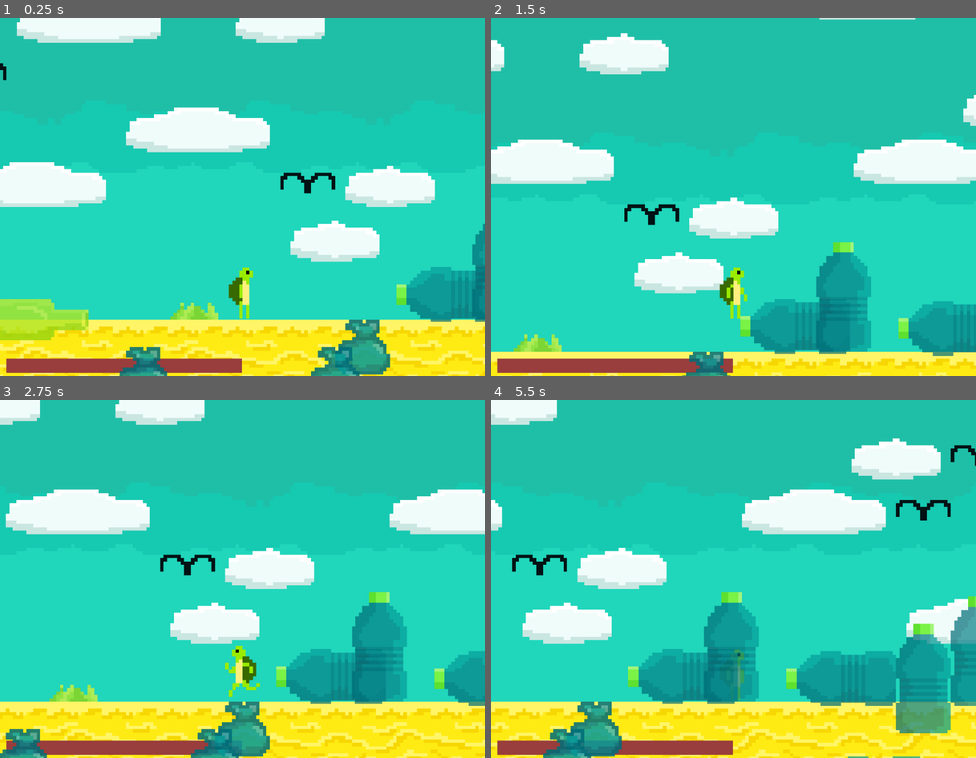
Above: before the commit, frames 1-4 (two rows, left to right).
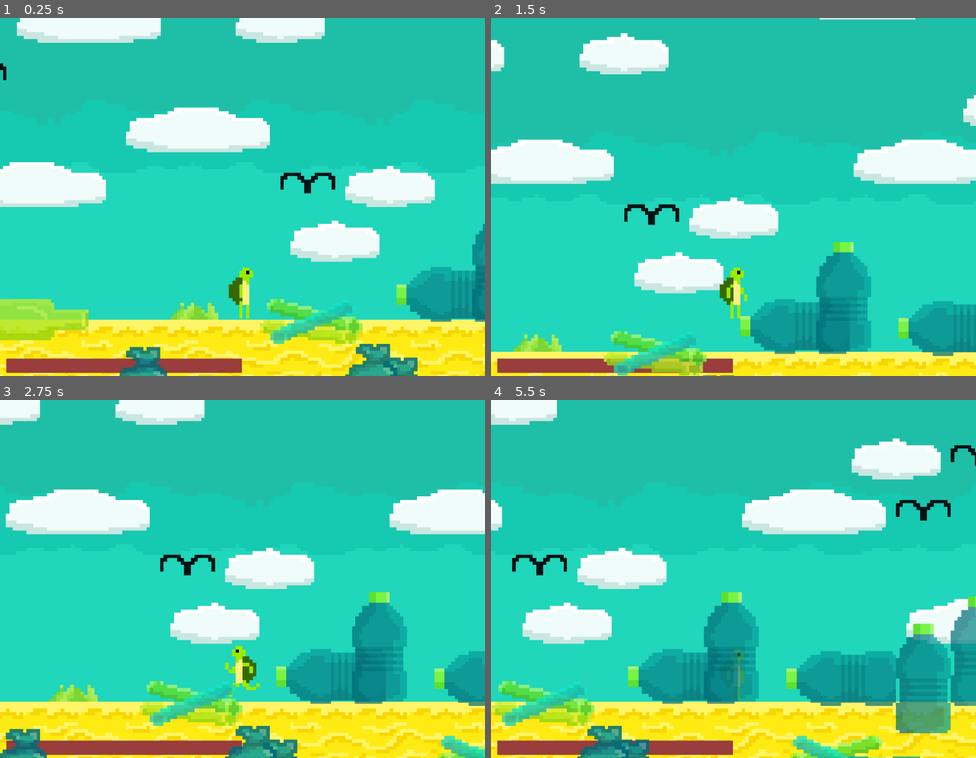
Above: after the commit, the same moments.

Repository: ADHydra/LiusGameJam2025
Game: Godot game, scene res://scenes/level1_testis.tscn
The game is run twice, just before and just after one commit, with the same random seed, the same clock (stepped at 60 frames per second) and the same inputs.
Inputs:
- Up to frame 1 (0.25 s): no input
- Up to frame 2 (1.5 s): tap Enter at 0.5 s; hold D (move_right) from 0.53 s (still down); tap W (move_up) at 0.77 s
- Up to frame 3 (2.75 s): tap W (move_up) at 1.52 s; release D (move_right) at 2.03 s; hold A (move_left) from 2.03 s (still down)
- Up to frame 4 (5.5 s): release A (move_left) at 2.78 s; hold D (move_right) 2.78-4.28 s; tap W (move_up) at 3.02, 3.77, 4.52 s; hold A (move_left) 4.28-5.03 s; hold D (move_right) from 5.03 s (still down)

The runs differ from the first frame. In frame 1, 3.3% of the frame differs, in the area x 53-87%, y 78-100%; in frame 2, 1.9%; in frame 3, 3.7%; in frame 4, 4.0%, in the area x 0-82%, y 78-100%.

Commit message:
Added straws

Diff:
--- /dev/null
+++ b/game-jam-fall-2025/scenes/Trash/straw_ramp.tscn
@@ -0,0 +1,14 @@
+[gd_scene load_steps=2 format=3 uid="uid://csrn8t7tlgf4b"]
+
+[ext_resource type="Texture2D" uid="uid://bwh2eivy16s03" path="res://assets/straws_2x1.png" id="1_2b7y3"]
+
+[node name="Straws" type="Node2D"]
+
+[node name="StaticBody2D" type="StaticBody2D" parent="."]
+
+[node name="Straws2x1" type="Sprite2D" parent="StaticBody2D"]
+texture_filter = 1
+texture = ExtResource("1_2b7y3")
+
+[node name="CollisionPolygon2D" type="CollisionPolygon2D" parent="StaticBody2D"]
+polygon = PackedVector2Array(-13, -6, 11, 4, 11, 7, -15, 7)
--- /dev/null
+++ b/game-jam-fall-2025/scenes/Trash/straws.tscn
@@ -0,0 +1,14 @@
+[gd_scene load_steps=2 format=3 uid="uid://yjbrjy0kj2ch"]
+
+[ext_resource type="Texture2D" uid="uid://bwh2eivy16s03" path="res://assets/straws_2x1.png" id="1_4lmit"]
+
+[node name="Straws" type="Node2D"]
+
+[node name="StaticBody2D" type="StaticBody2D" parent="."]
+
+[node name="Straws2x1" type="Sprite2D" parent="StaticBody2D"]
+texture_filter = 1
+texture = ExtResource("1_4lmit")
+
+[node name="CollisionPolygon2D" type="CollisionPolygon2D" parent="StaticBody2D"]
+polygon = PackedVector2Array(-14, -6, -2, -3, 11, -6, 11, 7, -15, 7)
--- a/game-jam-fall-2025/scenes/level1/foreground_objects.tscn
+++ b/game-jam-fall-2025/scenes/level1/foreground_objects.tscn
@@ -1,8 +1,9 @@
-[gd_scene load_steps=4 format=3 uid="uid://6nhnuou1pa84"]
+[gd_scene load_steps=5 format=3 uid="uid://6nhnuou1pa84"]
 
 [ext_resource type="Texture2D" uid="uid://cslhj77r7h7nc" path="res://assets/pet_bottle_2x1.png" id="1_1x1n7"]
 [ext_resource type="Texture2D" uid="uid://byl7u451gwd7j" path="res://assets/trash_bag_1x1.png" id="2_e0jo5"]
 [ext_resource type="Texture2D" uid="uid://cnbysklp0ecyi" path="res://assets/glass_bottle_1x2.png" id="3_e0jo5"]
+[ext_resource type="Texture2D" uid="uid://bwh2eivy16s03" path="res://assets/straws_2x1.png" id="4_qp3gv"]
 
 [node name="Foreground objects" type="Node2D"]
 z_index = 1
@@ -86,12 +87,12 @@
 
 [node name="TrashBag1x1" type="Sprite2D" parent="Trash bags"]
 texture_filter = 1
-position = Vector2(136, 120)
+position = Vector2(139, 127)
 texture = ExtResource("2_e0jo5")
 
 [node name="TrashBag1x10" type="Sprite2D" parent="Trash bags"]
 texture_filter = 1
-position = Vector2(128, 128)
+position = Vector2(147, 131)
 texture = ExtResource("2_e0jo5")
 
 [node name="TrashBag1x9" type="Sprite2D" parent="Trash bags"]
@@ -163,6 +164,11 @@
 rotation = -1.5707964
 texture = ExtResource("3_e0jo5")
 
+[node name="GlassBottle1x6" type="Sprite2D" parent="Glass bottles"]
+texture_filter = 1
+position = Vector2(436, 97)
+texture = ExtResource("3_e0jo5")
+
 [node name="GlassBottle1x3" type="Sprite2D" parent="Glass bottles"]
 texture_filter = 1
 position = Vector2(40, 112)
@@ -176,3 +182,37 @@
 rotation = -1.5707964
 scale = Vector2(1, -1)
 texture = ExtResource("3_e0jo5")
+
+[node name="Straws" type="Node2D" parent="."]
+
+[node name="Straws2x1" type="Sprite2D" parent="Straws"]
+texture_filter = 1
+position = Vector2(64, 152)
+texture = ExtResource("4_qp3gv")
+
+[node name="Straws2x2" type="Sprite2D" parent="Straws"]
+texture_filter = 1
+position = Vector2(208, 128)
+texture = ExtResource("4_qp3gv")
+
+[node name="Straws2x3" type="Sprite2D" parent="Straws"]
+texture_filter = 1
+position = Vector2(424, 152)
+texture = ExtResource("4_qp3gv")
+
+[node name="Straws2x4" type="Sprite2D" parent="Straws"]
+texture_filter = 1
+position = Vector2(-56, 120)
+texture = ExtResource("4_qp3gv")
+
+[node name="Straws2x5" type="Sprite2D" parent="Straws"]
+texture_filter = 1
+position = Vector2(-184, 128)
+scale = Vector2(-1, 1)
+texture = ExtResource("4_qp3gv")
+
+[node name="Straws2x6" type="Sprite2D" parent="Straws"]
+texture_filter = 1
+position = Vector2(120, 112)
+scale = Vector2(-1, 1)
+texture = ExtResource("4_qp3gv")
--- a/game-jam-fall-2025/scenes/level1_testis.tscn
+++ b/game-jam-fall-2025/scenes/level1_testis.tscn
@@ -1,9 +1,10 @@
-[gd_scene load_steps=5 format=3 uid="uid://bniwafveq4qyb"]
+[gd_scene load_steps=6 format=3 uid="uid://bniwafveq4qyb"]
 
 [ext_resource type="PackedScene" uid="uid://3x20rndm8p8b" path="res://scenes/level_1.tscn" id="1_nw50j"]
 [ext_resource type="PackedScene" uid="uid://2114h8sna6a4" path="res://scenes/player.tscn" id="2_yfatw"]
 [ext_resource type="PackedScene" uid="uid://dpua7nf7rctun" path="res://scenes/health_bar.tscn" id="3_yfatw"]
 [ext_resource type="PackedScene" uid="uid://l2tbn3trqyhr" path="res://scenes/broken_glass1.tscn" id="4_0p3nl"]
+[ext_resource type="PackedScene" uid="uid://da6evwiiaweu2" path="res://scenes/broken_glass2.tscn" id="5_lw7xe"]
 
 [node name="main" type="Node2D"]
 
@@ -20,6 +21,16 @@
 position = Vector2(-448, 104)
 player = NodePath("..")
 
-[node name="glas2" parent="." node_paths=PackedStringArray("player") instance=ExtResource("4_0p3nl")]
+[node name="damage objects" type="Node2D" parent="."]
+
+[node name="glas2" parent="damage objects" node_paths=PackedStringArray("player") instance=ExtResource("4_0p3nl")]
 position = Vector2(-36, 76)
-player = NodePath("../player")
+player = NodePath("../../player")
+
+[node name="broken glass 1" parent="damage objects" node_paths=PackedStringArray("player") instance=ExtResource("4_0p3nl")]
+position = Vector2(1952, 76)
+player = NodePath("../../player")
+
+[node name="glas" parent="damage objects" node_paths=PackedStringArray("player") instance=ExtResource("5_lw7xe")]
+position = Vector2(1864, 76)
+player = NodePath("../../player")
Binary file added: game-jam-fall-2025/assets/straws_2x1.png
Not shown, added: game-jam-fall-2025/assets/straws_2x1.png.import
